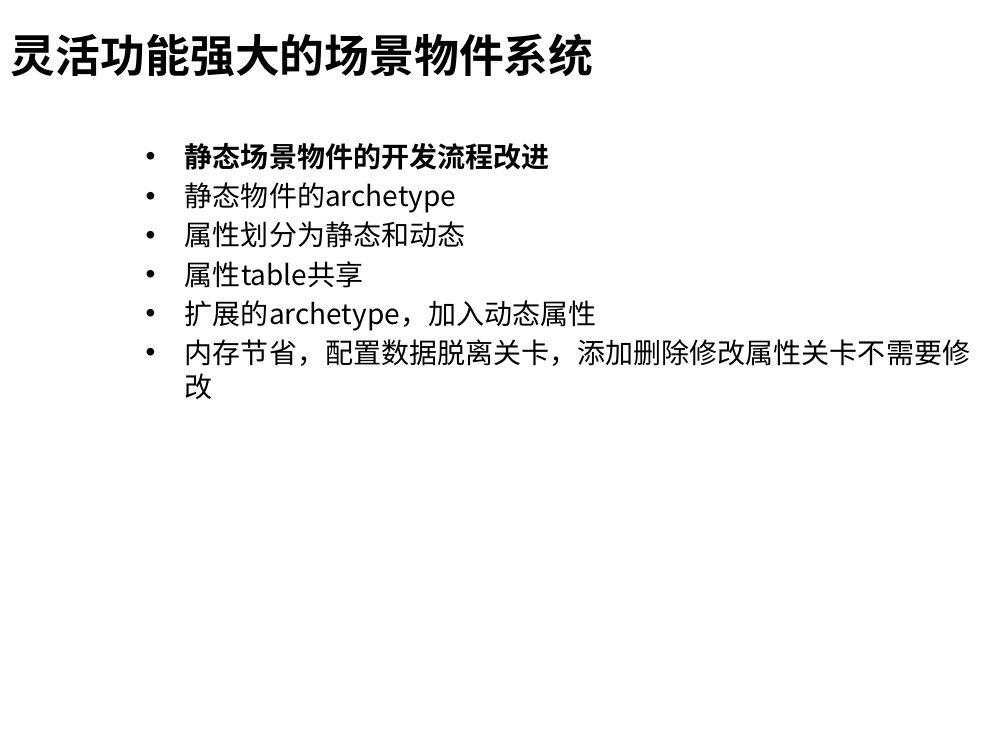
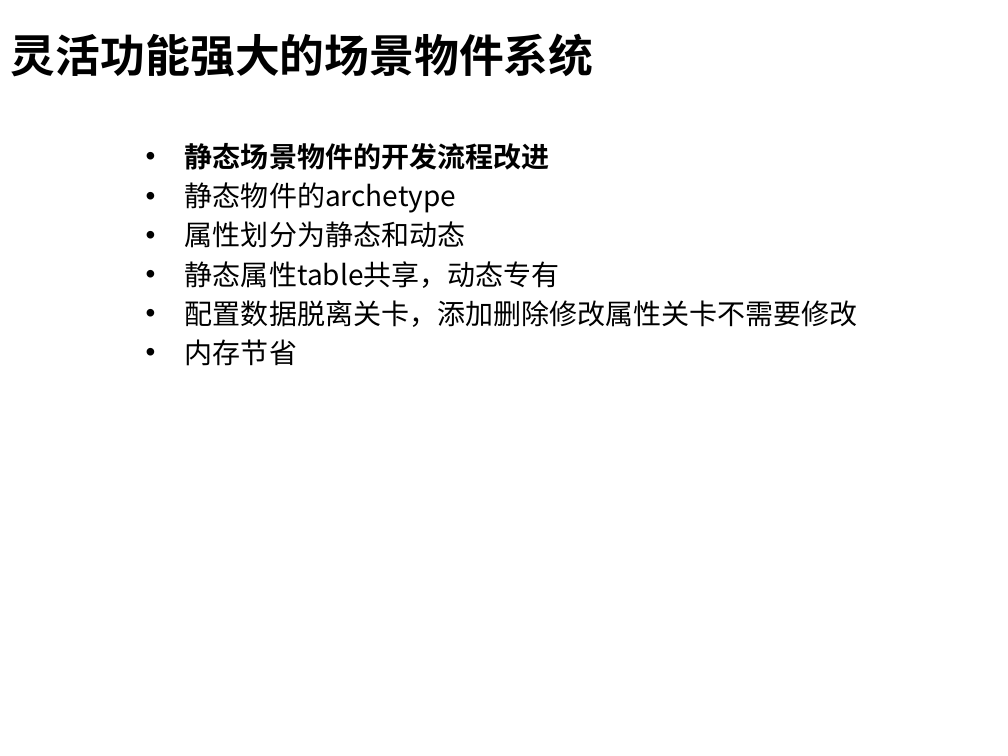
Before and after one commit to henryfung01/StreetFighter, a slide deck: slide 16 of Doc/whitebai.pptx. Drawn at 1008x756 pixels with LibreOffice and Linux fonts; fonts in the diff are those of the drawing; background and template pictures are left out. Boxes give left, top, right and bottom in pixels: in the first picture for what was removed or moved away, otherwise in the second. Text is boxed around its words. In the diff, an @@ line names an element or a change of style, - is before the commit and + after.

```diff
--- a/Doc/whitebai.pptx
+++ b/Doc/whitebai.pptx
@@ text at (x1=185, y1=261, x2=858, y2=366): text changed @@
-  • 属性table共享
-  • 扩展的archetype，加入动态属性
-  • 内存节省，配置数据脱离关卡，添加删除修改属性关卡不需要修改
+  • 静态属性table共享，动态专有
+  • 配置数据脱离关卡，添加删除修改属性关卡不需要修改
+  • 内存节省
```
Also in this commit, not shown: 2 other slides changed.
